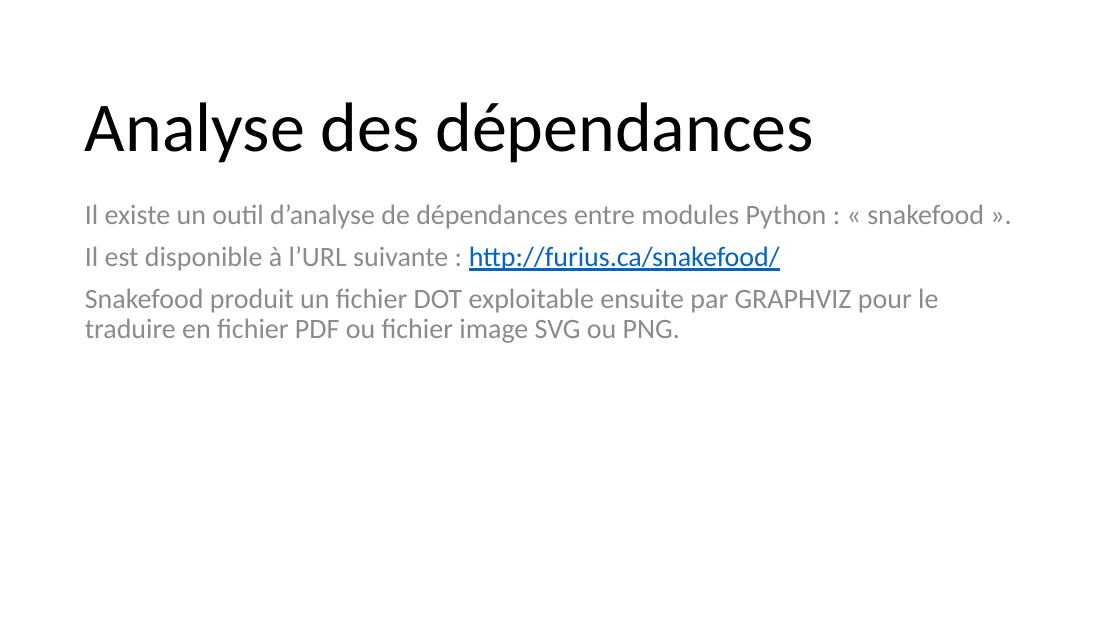
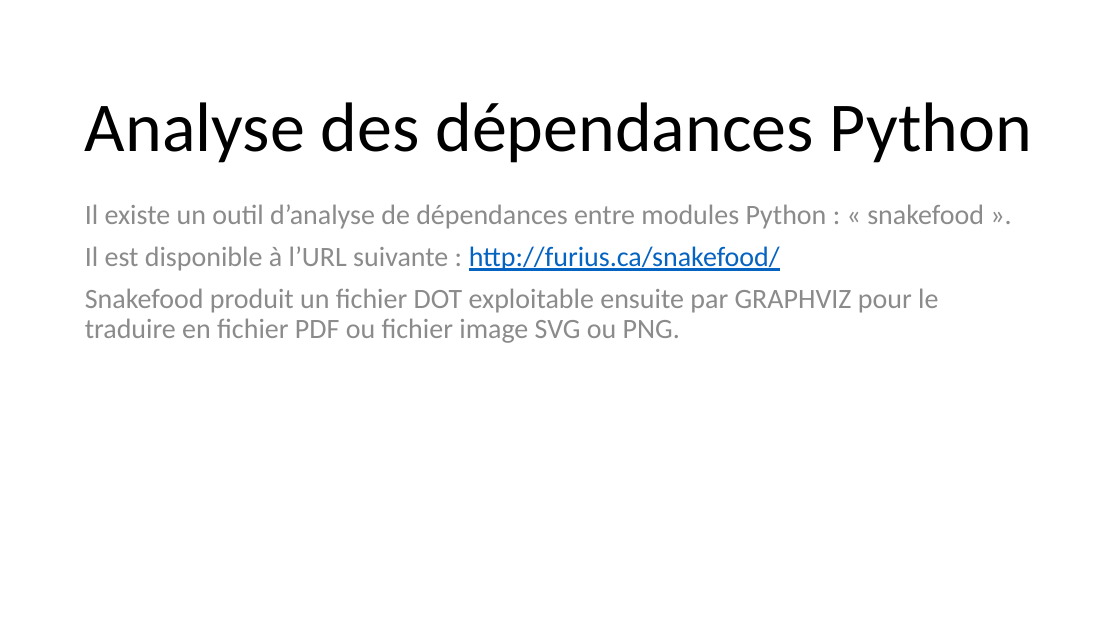
Before and after one commit to dominiquelaurain/fastecdsa, a slide deck: slide 30 of docs/Autoformation_Git.pptx. Drawn at 1120x630 pixels with LibreOffice and Linux fonts; fonts in the diff are those of the drawing. Boxes give left, top, right and bottom in pixels: in the first picture for what was removed or moved away, otherwise in the second. Text is boxed around its words. In the diff, an @@ line names an element or a change of style, - is before the commit and + after.

```diff
--- a/docs/Autoformation_Git.pptx
+++ b/docs/Autoformation_Git.pptx
@@ title at bbox=[85, 102, 1032, 163]: text changed @@
-Analyse des dépendances
+Analyse des dépendances Python
```
Also in this commit, not shown: 11 other slides changed, 13 slides added.
